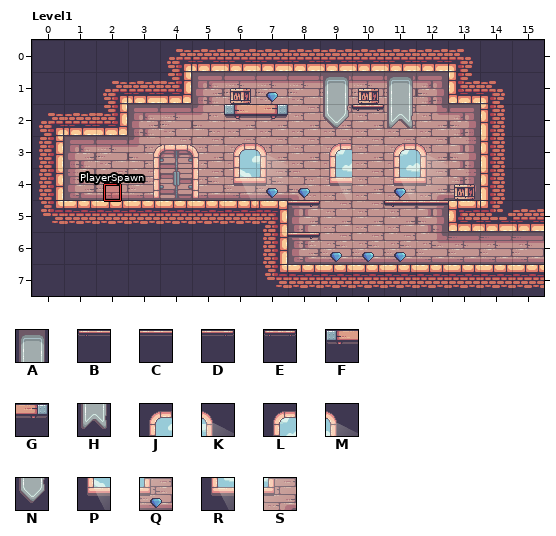
A LDtk project gets an edit: LDtkMonogame.Examples/Assets/LDtkMonogameExample.ldtk. This is how it looked before the edit.
Cells are 32x32 px. Shown: Level1 x 0..15, y 0..7.
Key: from "Decorations_Tileset": A 8, B 9, C 10, D 11, E 12, F 16, G 18, H 22, J 23, K 24, L 25, M 26, N 29, P 30, Q 31, R 32, S 33.
_ is an empty cell.
Layers that did not change in this view are not listed.
Layer "Tiles" before, first column x 0:
0 ________________
1 _________A_A____
2 ______FG_NEH____
3 ______JK_L_LM___
4 ______PQ_R_RS___
5 ________D__BC___
6 ________D_______
7 ________________
The result:
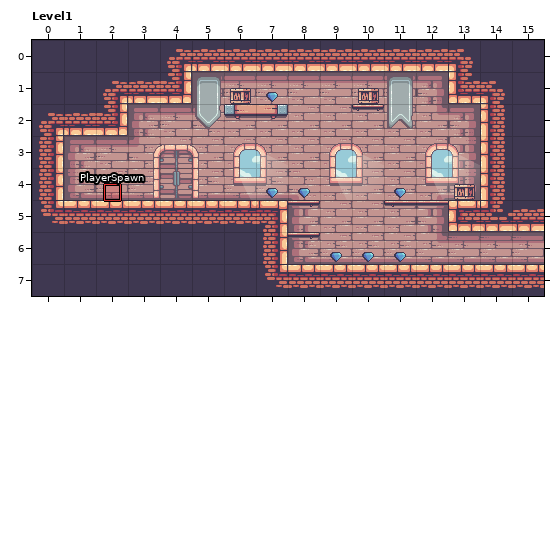
See-through tiles are keyed as they look on the map.
Difference:
{"where": "layer \"Tiles\""}
{"y":1,"x":5,"old":"_","new":"A"}
{"y":1,"x":9,"old":"A","new":"_"}
{"y":2,"x":5,"old":"_","new":"N"}
{"y":2,"x":9,"old":"N","new":"_"}
{"y":3,"x":9,"old":"L_LM_","new":"JK_JK"}
{"y":4,"x":9,"old":"R_RS_","new":"PQ_PQ"}
{"label":"added","picture_box":[195,76,221,128]}
{"label":"changed","picture_box":[323,76,480,200]}
